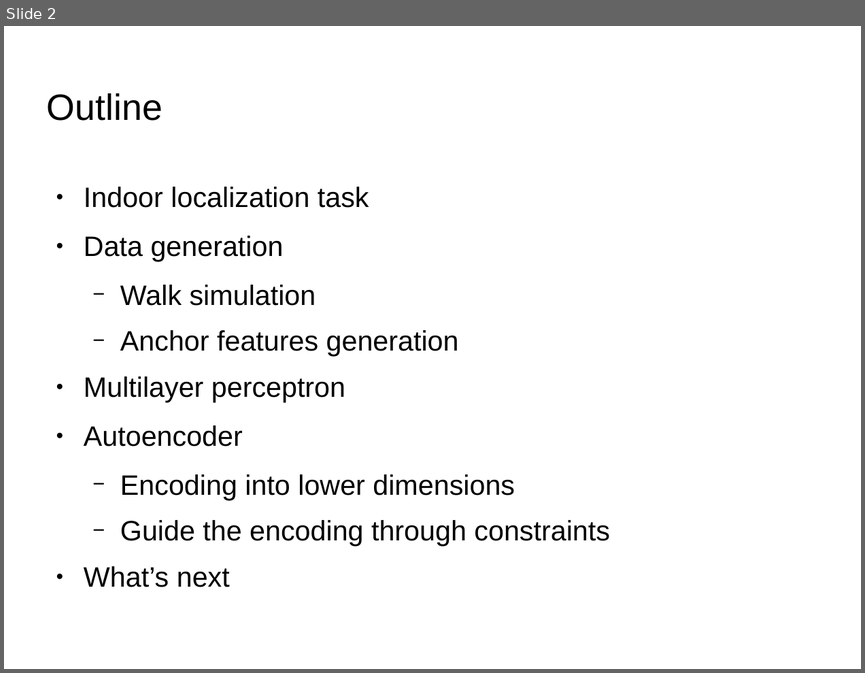
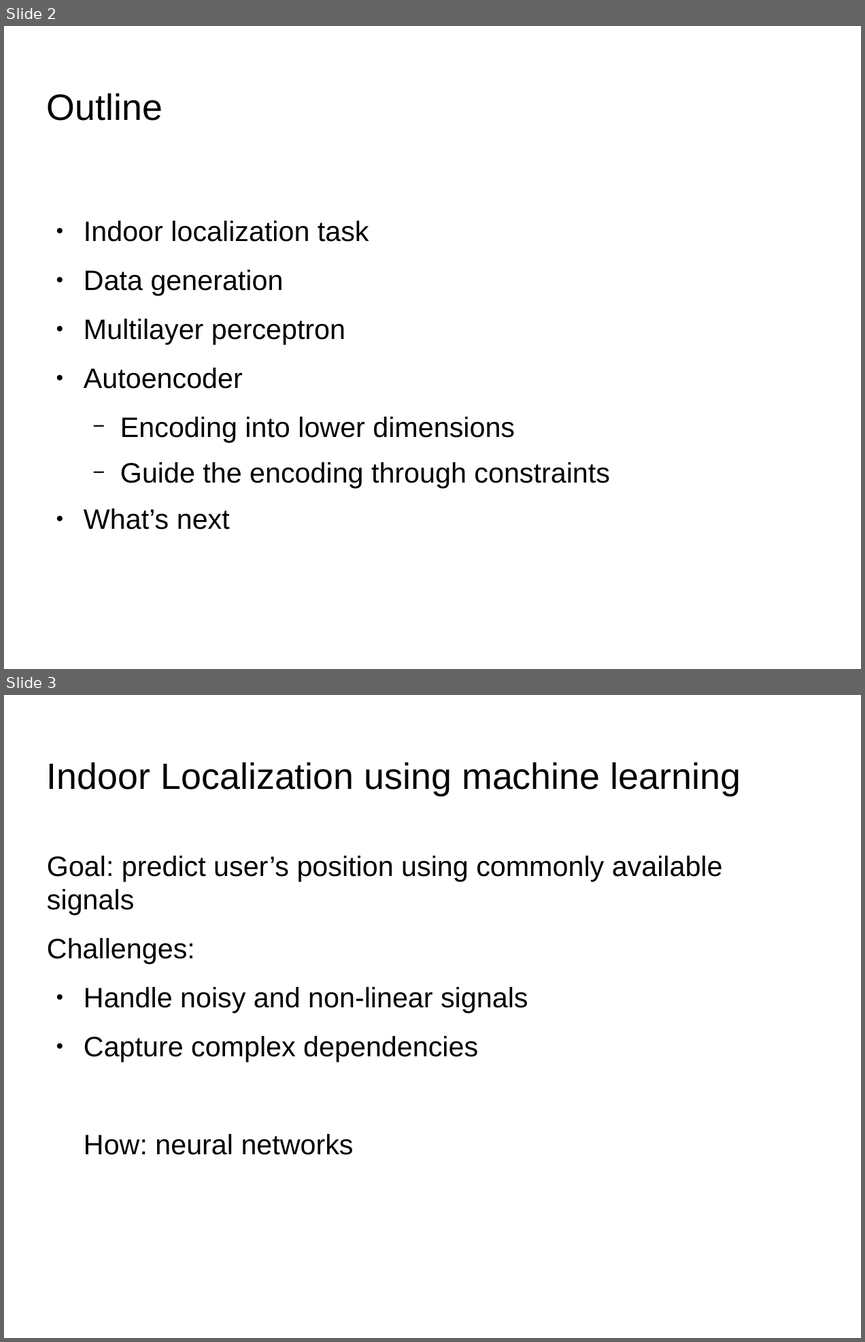
Before and after one commit to Painguin/Learning-based-multi-modal-indoor-localization, a slide deck: midterm_presentation.odp. Shown one above the other, each under a label of ours: slide 2 before the commit, slides 2 and 3 after it. The pictures are 865x673 and 865x1342 pixels, drawn with LibreOffice and Linux fonts; fonts in the diff are those of the drawing; background and template pictures are left out. Boxes give left, top, right and bottom in pixels: in the first picture for what was removed or moved away, otherwise in the second. Text is boxed around its words. In the diff, an @@ line names an element or a change of style, - is before the commit and + after.

```diff
--- a/midterm_presentation.odp
+++ b/midterm_presentation.odp
@@ slide 3 added at box(4, 695, 861, 1338), background picture (left out) @@
@@ title added at box(47, 762, 740, 796), 33.9 pt, text #000000 @@
+Indoor Localization using machine learning
@@ text added at box(47, 855, 723, 1155), 26 pt, text #000000 @@
+Goal: predict user’s position using commonly available signals
+Challenges:
+● Handle noisy and non-linear signals
+● Capture complex dependencies
+How: neural networks
@@ slide 2 changed as well @@
@@ text "Indoor localization task": place and size @@
-text "Indoor localization task" at box(84, 186, 610, 587)
+text "Indoor localization task" at box(84, 220, 610, 529)
@@ text at box(120, 284, 459, 356): paragraphs removed @@
-  − Walk simulation
-  − Anchor features generation
```
Also in this commit, not shown: 4 other slides changed, 6 other slides added, 8 slides removed, 28 other files.
